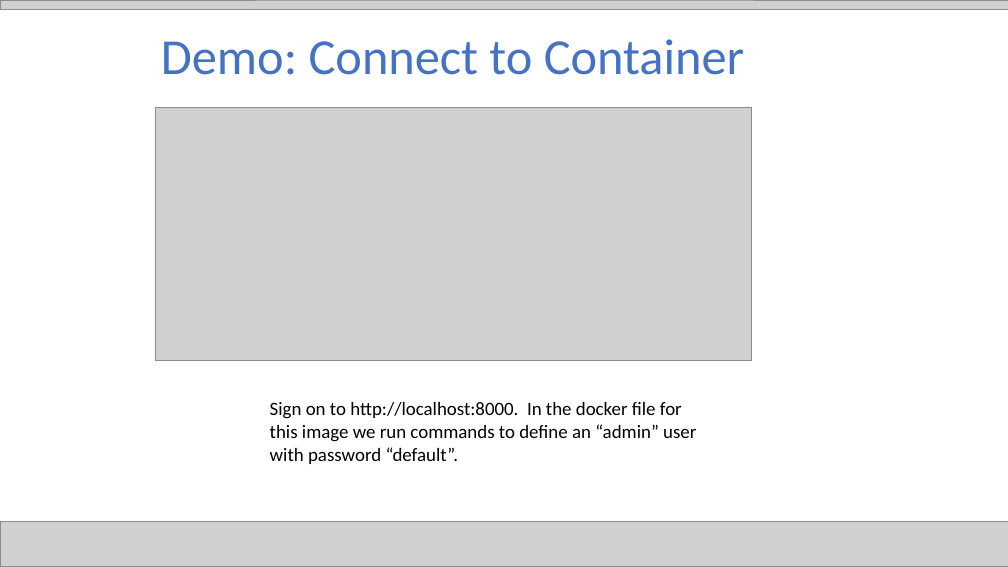
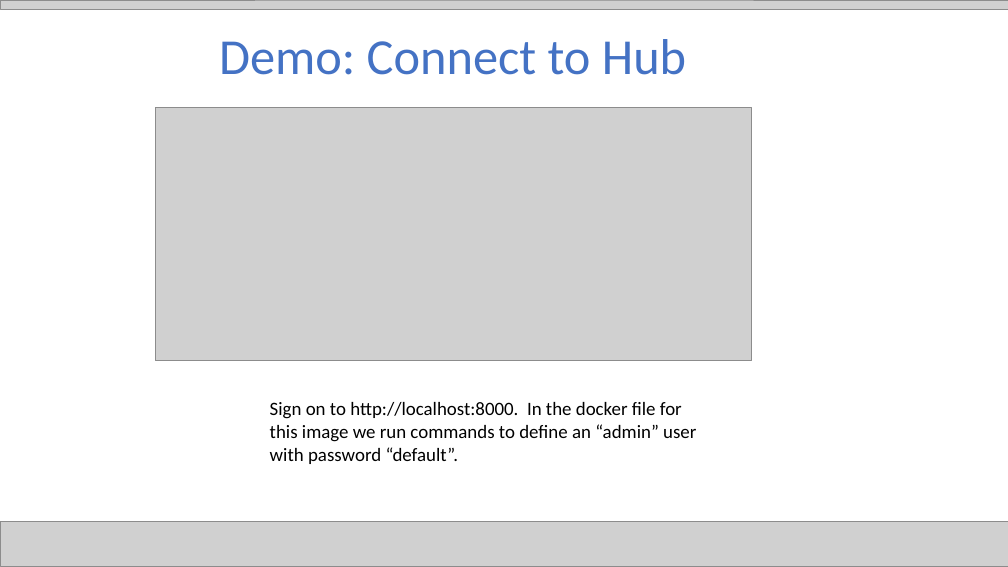
Before and after one commit to jgunderson/presentations, a slide deck: slide 18 of JupyterHub Collaboration.pptx (slide 17 before the commit). Drawn at 1008x567 pixels with LibreOffice and Linux fonts; fonts in the diff are those of the drawing; grey boxes stand for pictures. Boxes give left, top, right and bottom in pixels: in the first picture for what was removed or moved away, otherwise in the second. Text is boxed around its words. In the diff, an @@ line names an element or a change of style, - is before the commit and + after.

```diff
--- a/JupyterHub Collaboration.pptx
+++ b/JupyterHub Collaboration.pptx
@@ title at (219,39,686,75): text changed @@
-Demo: Connect to Container
+Demo: Connect to Hub
```
Also in this commit, not shown: 13 other slides changed, 4 slides added, 1 slide removed.
